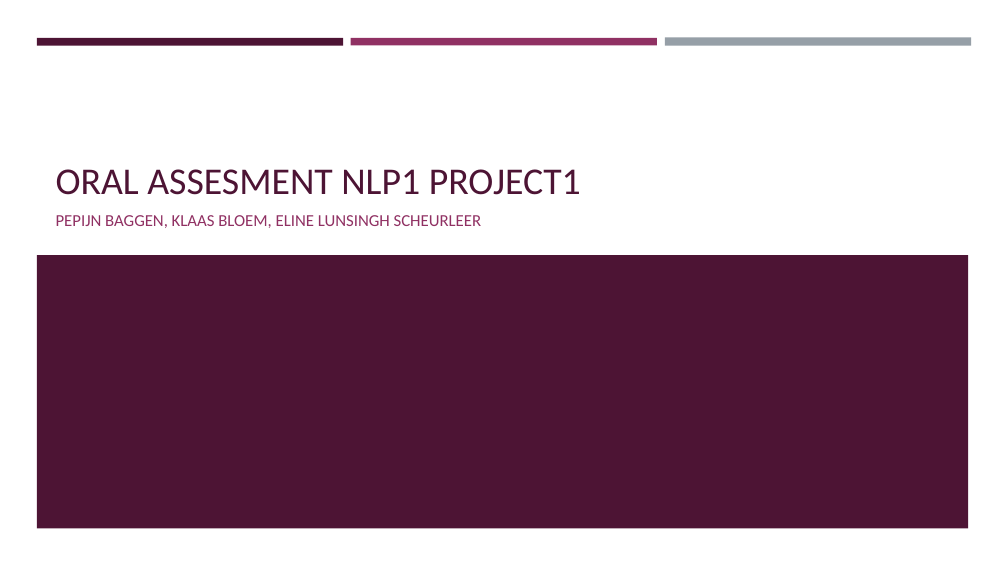
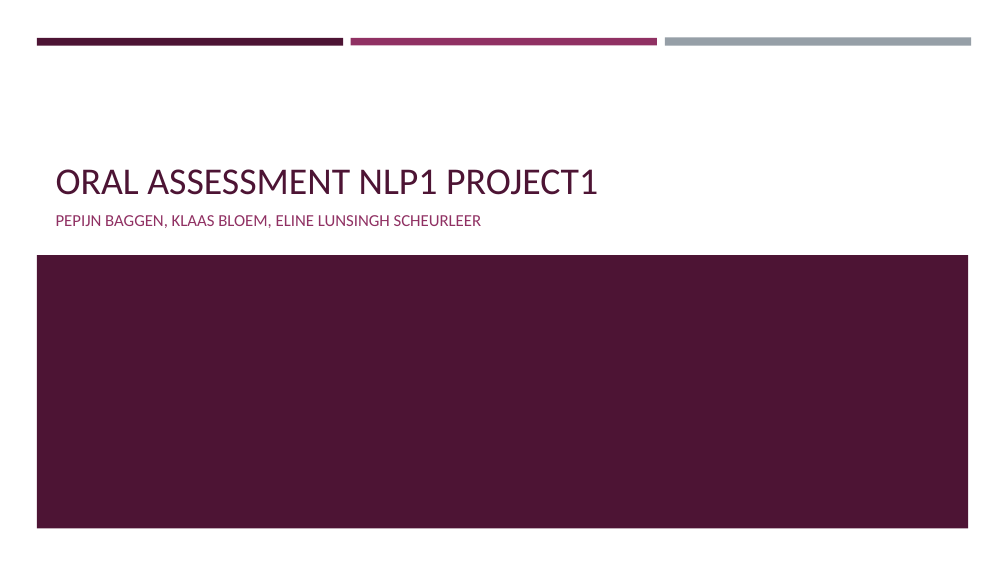
Before and after one commit to PepBaggen/nlp1-project, a slide deck: slide 1 of project1/NLP1_Project1_slides.pptx. Drawn at 1008x567 pixels with LibreOffice and Linux fonts; fonts in the diff are those of the drawing. Boxes give left, top, right and bottom in pixels: in the first picture for what was removed or moved away, otherwise in the second. Text is boxed around its words. In the diff, an @@ line names an element or a change of style, - is before the commit and + after.

```diff
--- a/project1/NLP1_Project1_slides.pptx
+++ b/project1/NLP1_Project1_slides.pptx
@@ title at [56, 169, 598, 195]: text changed @@
-ORAL ASSESMENT NLP1 PROJECT1
+ORAL ASSESSMENT NLP1 PROJECT1
```
Also in this commit, not shown: 5 other slides changed, 1 slide removed, 2 other files.
